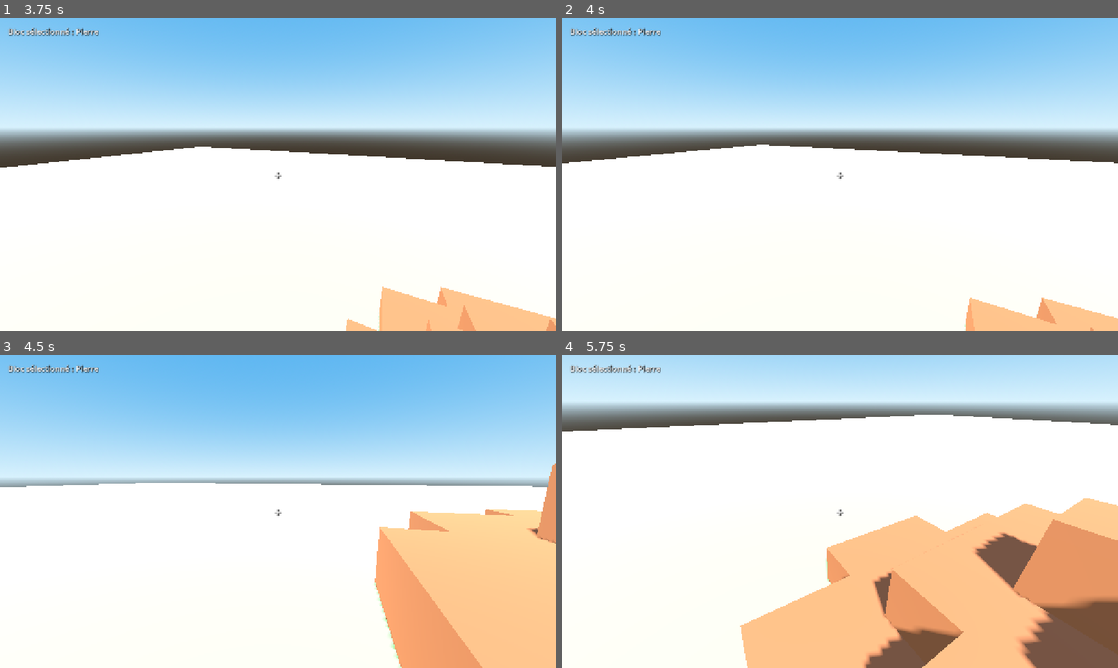
Above: before the commit, frames 1-4 (two rows, left to right).
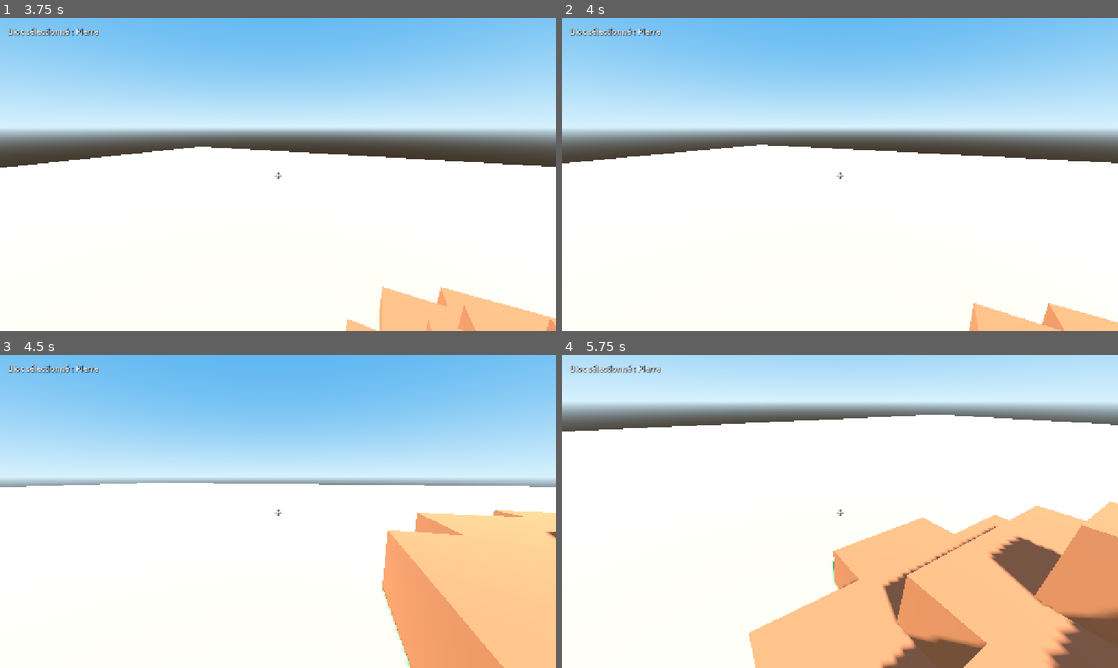
Above: after the commit, the same moments.

Repository: Oshidori99/OrbMeka
Game: Godot game, scene res://scenes/world.tscn
Same seed, same stepped clock (60 frames per second), same inputs: the game is played once before the commit and once after it. This scene is started directly instead of the project's main scene.
Inputs (mouse positions are in pixels of both pictures, inside the frame that each line leads up to):
- Up to frame 1 (3.75 s): tap Enter at 0.5 s; move the mouse to (400, 158) at 0.52 s; hold D (move_right) 0.53-1.28 s; hold Mouse wheel down (block_next) 0.53-1.28 s; click (400, 158) at 0.67 s; tap Space (jump) at 0.77, 1.07, 1.52, 1.82, 3.02, 3.32 s; tap Mouse wheel up (block_previous) at 0.8, 1.35 s; move the mouse to (250, 174) at 1.27 s; hold W (move_forward) from 1.28 s (still down); click (250, 174) at 1.55 s; move the mouse to (289, 168) at 2.02 s; press the mouse at (289, 168) at 2.03 s; tap Y (crouch) at 2.3, 2.85 s; move the mouse to (272, 180) at 2.77 s; release the mouse at (272, 180) at 2.78 s; click (272, 180) at 2.92 s; right-click (272, 180) at 3.05 s; move the mouse to (316, 177) at 3.52 s; hold Right mouse button (place_block) from 3.53 s (still down); click (316, 177) at 3.67 s
- Up to frame 2 (4 s): keep holding W (move_forward); keep holding Right mouse button (place_block); tap Space (jump) at 3.77 s; tap R (sprint, bound only after the commit) at 3.8 s
- Up to frame 3 (4.5 s): tap Space (jump) at 4.07 s; tap Escape (ui_cancel) at 4.15 s; release W (move_forward) at 4.25 s; release Right mouse button (place_block) at 4.25 s; drag from (111, 464) to (194, 433) at 4.27 s
- Up to frame 4 (5.75 s): tap Space (jump) at 5 s; move the mouse to (845, 511) at 5.02 s; hold W (move_forward) from 5.03 s (still down); tap K at 5.1 s; click (845, 511) at 5.17 s; tap J at 5.3 s

Frame 1 is identical in both runs. In frame 2, 0.7% of the frame differs, in the area x 1-100%, y 40-100%; in frame 3, 2.7%; in frame 4, 8.4%, in the area x 2-100%, y 19-100%.

Commit message:
0.0.3.24 — Courir
Action Courir (R par défaut, par lettre) dans Contrôles ; Attributs → Courir
(avancer, de côté, reculer en courant, 8,5 m/s). Se baisser l'emporte.
Test ajouté : run_test.

Co-Authored-By: Claude Opus 5.5 <noreply@anthropic.com>

Diff:
--- a/project.godot
+++ b/project.godot
@@ -11,7 +11,7 @@
 [application]
 
 config/name="OrbMeka"
-config/version="0.0.3.23"
+config/version="0.0.3.24"
 run/main_scene="res://scenes/main.tscn"
 config/features=PackedStringArray("4.7", "Forward Plus")
 config/icon="res://icon.svg"
--- a/scripts/app.gd
+++ b/scripts/app.gd
@@ -34,6 +34,7 @@
 	"Blocs": {"keys": ["place_ms", "break_ms", "break_reach", "place_reach"], "help": ["", "Rythme et portée de la casse et de la pose.", "Temps entre deux actions au maintien du clic, et distance maximale (en blocs) pour casser et pour poser.
 Première action immédiate ; un délai plus court accélère la répétition."]},
 	"Marche": {"keys": ["walk_forward", "walk_side", "walk_back"], "help": ["", "Vitesse au sol par direction.", "Vitesse au sol dans chaque direction (1 bloc = 1 m)."]},
+	"Courir": {"keys": ["run_forward", "run_side", "run_back"], "help": ["", "Vitesse quand on court.", "En courant (touche de Contrôles maintenue, R par défaut) : vitesse au sol dans chaque direction (1 bloc = 1 m). Se baisser l'emporte sur courir."]},
 	"Se baisser": {"keys": ["crouch_forward", "crouch_side", "crouch_back", "crouch_gravity"], "help": ["", "Vitesses et chute quand on se baisse.", "En se baissant (touche de Contrôles) : vitesse dans chaque direction, et gravité de chute, plus forte pour tomber plus vite."]},
 	"Vue": {"keys": ["eye_height"], "help": ["", "Hauteur de la vue, en blocs.", "Hauteur des yeux au-dessus des pieds, en blocs : 1 = vue à un bloc du sol, 2 = à deux blocs. Deux décimales possibles (ex. 1,9 ou 2,15)."]},
 }
--- a/scripts/controls.gd
+++ b/scripts/controls.gd
@@ -15,6 +15,8 @@
 	# Défaut par lettre (0.0.3.18) : la touche marquée Y sur le clavier du joueur
 	# (QWERTZ suisse ou allemand : Y et Z sont inversés par rapport au QWERTY).
 	"crouch": {"label": "Se baisser", "default": {"key": KEY_Y}, "by_letter": true, "fixed": []},
+	# 0.0.3.24 : maintenir pour courir (plus rapide) ; défaut par lettre : R.
+	"sprint": {"label": "Courir", "default": {"key": KEY_R}, "by_letter": true, "fixed": []},
 	"break_block": {"label": "Casser", "default": {"mouse": MOUSE_BUTTON_LEFT}, "fixed": []},
 	"place_block": {"label": "Poser", "default": {"mouse": MOUSE_BUTTON_RIGHT}, "fixed": []},
 	"block_previous": {"label": "Bloc précédent", "default": {"mouse": MOUSE_BUTTON_WHEEL_UP}, "fixed": []},
--- a/scripts/menu_showcase.gd
+++ b/scripts/menu_showcase.gd
@@ -12,11 +12,12 @@
 # 2 ou 3, choisis parmi les nouveautés : liste NEWS_JUMPERS ([id, peau], peau vide pour un animal).
 # Chacun prend son modèle Blender (CharacterPreview.MODELS, ou MODELS ci-dessous), sinon une forme simple.
 # Le reste du fichier (sol, collines, ciel, caméra) ne change pas d'une version à l'autre.
-const NEWS_VERSION := "0.0.3.23"
-const NEWS_TEXT := "Nouveau : enfants de 9 et 14 ans, écureuil, renard, tortue
-et lapin bleu, en 3D (Paramètres → Personnage)."
-
-# 0.0.3.23 : trois nouveautés sautent sur leur bloc, devant l'orbe.
+const NEWS_VERSION := "0.0.3.24"
+const NEWS_TEXT := "Nouveau : courir ! Maintenez R (Paramètres → Contrôles),
+vitesses dans Attributs → Courir."
+
+# 0.0.3.23 : trois nouveautés sautent sur leur bloc, devant l'orbe (gardées en 0.0.3.24 : courir
+# ne se montre pas en sautant).
 const NEWS_JUMPERS := [["girl9", "brown"], ["fox", ""], ["rabbit", ""]]
 const NEWS_X := [1, 3, 5]
 const NEWS_HEIGHT := 3
--- a/scripts/player.gd
+++ b/scripts/player.gd
@@ -41,6 +41,12 @@
 var crouch_side := CROUCH_SPEED
 var crouch_back := CROUCH_SPEED
 var crouch_gravity := CROUCH_GRAVITY
+# Courir (0.0.3.24) : touche de Contrôles maintenue ; vitesses dans Attributs → Courir.
+const RUN_SPEED := 8.5
+var running := false
+var run_forward := RUN_SPEED
+var run_side := RUN_SPEED
+var run_back := RUN_SPEED
 var input_ready_frame := -1
 var selected_type := 0:
 	set(value):
@@ -150,6 +156,9 @@
 	crouch_side = float(values.get("crouch_side", CROUCH_SPEED))
 	crouch_back = float(values.get("crouch_back", CROUCH_SPEED))
 	crouch_gravity = float(values.get("crouch_gravity", CROUCH_GRAVITY))
+	run_forward = float(values.get("run_forward", RUN_SPEED))
+	run_side = float(values.get("run_side", RUN_SPEED))
+	run_back = float(values.get("run_back", RUN_SPEED))
 	character = str(values.get("character", "boy14"))
 	skin = str(values.get("skin", "light"))
 	eye_height = float(values.get("eye_height", EYE_HEIGHT))
@@ -183,6 +192,7 @@
 		jump_requested = Input.is_action_just_pressed("jump") and not wait_jump_release
 	var active := Input.mouse_mode == Input.MOUSE_MODE_CAPTURED
 	update_crouch(active, Input.is_action_pressed("crouch"), Input.is_action_just_pressed("crouch"))
+	running = active and Input.is_action_pressed("sprint")
 	step_breaking(delta, active, Input.is_action_pressed("break_block"))
 	step_placement(delta, active, Input.is_action_pressed("place_block"))
 	step_movement(delta, direction, jump_requested)
@@ -222,9 +232,10 @@
 	velocity.y = vertical_distance / delta if delta > 0.0 else 0.0
 	# direction.y < 0 : avancer ; > 0 : reculer ; direction.x : de côté.
 	var step := direction.limit_length(1.0)
-	var side := crouch_side if crouching else walk_side
-	var forward := crouch_forward if crouching else walk_forward
-	var back := crouch_back if crouching else walk_back
+	# Baissé l'emporte sur courir.
+	var side := crouch_side if crouching else (run_side if running else walk_side)
+	var forward := crouch_forward if crouching else (run_forward if running else walk_forward)
+	var back := crouch_back if crouching else (run_back if running else walk_back)
 	var local := Vector3(step.x * side, 0.0, step.y * (forward if step.y < 0.0 else back))
 	# Caméra un peu plus basse quand on est baissé.
 	var eye := maxf(0.2, eye_height - CROUCH_DROP) if crouching else eye_height
--- a/scripts/user_settings.gd
+++ b/scripts/user_settings.gd
@@ -21,6 +21,10 @@
 	"crouch_side": {"label": "De côté baissé", "unit": "m/s", "default": 1.5, "min": 0.5, "max": 12.0},
 	"crouch_back": {"label": "Reculer baissé", "unit": "m/s", "default": 1.5, "min": 0.5, "max": 12.0},
 	"crouch_gravity": {"label": "Gravité baissé", "unit": "m/s²", "default": 28.0, "min": 4.0, "max": 80.0},
+	# 0.0.3.24 : courir (touche de Contrôles maintenue), plus rapide dans chaque direction.
+	"run_forward": {"label": "Avancer en courant", "unit": "m/s", "default": 8.5, "min": 1.0, "max": 20.0},
+	"run_side": {"label": "De côté en courant", "unit": "m/s", "default": 8.5, "min": 1.0, "max": 20.0},
+	"run_back": {"label": "Reculer en courant", "unit": "m/s", "default": 8.5, "min": 1.0, "max": 20.0},
 	# 0.0.3.17 : hauteur de la vue en blocs (1 = vue à un bloc du sol), deux décimales (pas de 0,01).
 	"eye_height": {"label": "Hauteur des yeux", "unit": "blocs", "default": 1.62, "min": 0.3, "max": 3.0, "step": 0.01},
 	# Réglages généraux (0.0.3.1) : valables dans tous les mondes, quel que soit leur mode.
@@ -54,7 +58,7 @@
 # Personnages d'avant 0.0.3.23 remplacés : l'ancien Garçon et l'ancienne Fille (≈ 14 ans) deviennent ceux de 14 ans.
 const FORMER_CHARACTERS := {"boy": "boy14", "girl": "girl14"}
 # Attributs du joueur : par défaut dans un monde par défaut, réglables en mode développeur.
-const ATTRIBUTE_KEYS := ["jump_height", "jump_speed", "fall_gravity", "place_ms", "break_ms", "break_reach", "place_reach", "walk_forward", "walk_side", "walk_back", "crouch_forward", "crouch_side", "crouch_back", "crouch_gravity", "eye_height"]
+const ATTRIBUTE_KEYS := ["jump_height", "jump_speed", "fall_gravity", "place_ms", "break_ms", "break_reach", "place_reach", "walk_forward", "walk_side", "walk_back", "crouch_forward", "crouch_side", "crouch_back", "crouch_gravity", "run_forward", "run_side", "run_back", "eye_height"]
 # Un fichier par menu de Paramètres (0.0.3.6), nommé d'après le menu, dans user://
 # (Windows : %APPDATA%\Godot\app_userdata\OrbMeka\). L'ancien settings.json (avant 0.0.3.6)
 # n'est que lu, pour reprendre les réglages, si aucun de ces fichiers n'existe encore.
--- a/tests/crouch_test.gd
+++ b/tests/crouch_test.gd
@@ -82,7 +82,7 @@
 	root.add_child(app)
 	await process_frame
 	var categories: Array = app.ATTRIBUTE_CATEGORIES.keys()
-	check(categories.find("Se baisser") == categories.find("Marche") + 1, "Se baisser category just under Marche")
+	check(categories.find("Se baisser") == categories.find("Courir") + 1 and categories.find("Courir") == categories.find("Marche") + 1, "Se baisser category under Marche and Courir (0.0.3.24)")
 	check(app.setting_fields.has("crouch_gravity") and app.setting_sliders.has("crouch_forward"), "crouch fields with sliders")
 	check(app.control_buttons.has("crouch") and app.control_buttons.crouch.text == "Y", "Se baisser key shown as Y")
 	root.remove_child(app)
--- a/tests/history_resume_test.gd
+++ b/tests/history_resume_test.gd
@@ -35,7 +35,7 @@
 "):
 		if line.begins_with("0.0."):
 			titles.append(line)
-	check(titles.size() == 47 and titles[0].begins_with("0.0.3.23 ") and titles[-1].begins_with("0.0.1 "), "all forty-seven versions shown latest to earliest")
+	check(titles.size() == 48 and titles[0].begins_with("0.0.3.24 ") and titles[-1].begins_with("0.0.1 "), "all forty-eight versions shown latest to earliest")
 	check(titles.find("0.0.2.5.1 — Rappels de commandes") < titles.find("0.0.2.5 — Raccourcis et sélection"), "five-part patch number sorted correctly")
 	check(not is_instance_valid(app.active_world) and Input.mouse_mode == Input.MOUSE_MODE_VISIBLE, "history does not launch game or capture pointer")
 	await process_frame
--- a/tests/interface_info_test.gd
+++ b/tests/interface_info_test.gd
@@ -35,7 +35,7 @@
 	check(app.home_version.text == "v" + str(ProjectSettings.get_setting("application/config/version")), "home shows current project version")
 	app.settings_button.pressed.emit()
 	check(app.page == "settings" and app.settings_tabs.general.has_focus(), "settings opens with keyboard focus on the first side tab")
-	check(app.pages.settings.get_child(0).text == "Paramètres" and app.setting_fields.size() == 21, "settings shows Paramètres with twenty-one fields (15 attributes, mouse, 5 video)")
+	check(app.pages.settings.get_child(0).text == "Paramètres" and app.setting_fields.size() == 24, "settings shows Paramètres with twenty-four fields (18 attributes, mouse, 5 video)")
 	check(app.pages.settings.find_children("*", "Button", true, false).back() == app.settings_back_button and not app.pages.settings.find_children("*", "Button", true, false).any(func(button): return button.text == "Appliquer"), "no Apply button, Return available")
 	app.settings_back_button.pressed.emit()
 	check(app.page == "home", "settings return button restores home")
--- a/tests/pause_test.gd
+++ b/tests/pause_test.gd
@@ -24,7 +24,7 @@
 	app.catalog.worlds.append({"id": "pause-test", "name": "Mon monde", "seed": 123})
 	root.add_child(app)
 	current_scene = app
-	check(app.home_version.text == "v0.0.3.23", "version visible on home")
+	check(app.home_version.text == "v0.0.3.24", "version visible on home")
 	app.open_world("pause-test")
 	var world: Node3D = app.active_world
 	var player: CharacterBody3D = world.player
@@ -40,7 +40,7 @@
 	escape.pressed = true
 	app._unhandled_key_input(escape)
 	check(app.page == "pause" and paused, "Escape opens real pause")
-	check(app.pause_version.text == "v0.0.3.23" and app.pause_version.is_visible_in_tree(), "version visible in pause")
+	check(app.pause_version.text == "v0.0.3.24" and app.pause_version.is_visible_in_tree(), "version visible in pause")
 	check(not world.can_process() and app.can_process(), "world stops processing while menus remain active")
 	check(not player.actions.placing and not player.actions.breaking, "pause cancels both repeat timers")
 	check(Input.mouse_mode == Input.MOUSE_MODE_VISIBLE, "pause releases pointer")
--- a/tests/prototype_test.gd
+++ b/tests/prototype_test.gd
@@ -67,7 +67,7 @@
 			spawn_clear = false
 	check(spawn_clear, "spawn capsule does not intersect any block")
 	check(Input.mouse_mode == Input.MOUSE_MODE_VISIBLE, "startup leaves mouse free")
-	check(ProjectSettings.get_setting("application/config/version") == "0.0.3.23", "project version is 0.0.3.23")
+	check(ProjectSettings.get_setting("application/config/version") == "0.0.3.24", "project version is 0.0.3.24")
 	for action in ["move_forward", "move_back", "move_left", "move_right", "jump"]:
 		check(InputMap.has_action(action), "input binding: " + action)
 	# Marche testée dans l'aire dégagée (l'apparition en 0, 0 fait face aux blocs de démonstration).
--- /dev/null
+++ b/tests/run_test.gd
@@ -0,0 +1,86 @@
+extends SceneTree
+# 0.0.3.24 : courir (touche R par défaut, maintenue) : plus rapide dans chaque direction ;
+# vitesses réglables dans Attributs → Courir ; se baisser l'emporte sur courir.
+const Settings = preload("res://scripts/user_settings.gd")
+const Controls = preload("res://scripts/controls.gd")
+var checks := 0
+var failures := 0
+
+func _initialize() -> void:
+	call_deferred("_run")
+
+func check(ok: bool, label: String) -> void:
+	checks += 1
+	if ok:
+		print("PASS: " + label)
+	else:
+		failures += 1
+		push_error("FAIL: " + label)
+
+func walk(player: CharacterBody3D, direction: Vector2, steps: int) -> float:
+	player.position = Vector3(0.5, 0.02, 8.5)
+	player.rotation = Vector3.ZERO
+	player.velocity = Vector3.ZERO
+	for index in range(5):
+		await physics_frame
+		player.step_movement(1.0 / 60.0, Vector2.ZERO, false)
+	var start := player.position
+	for index in range(steps):
+		await physics_frame
+		player.step_movement(1.0 / 60.0, direction, false)
+	# Vitesse moyenne en m/s (pas trop loin : collines et blocs de démonstration).
+	return Vector2(player.position.x - start.x, player.position.z - start.z).length() * 60.0 / steps
+
+
+func _run() -> void:
+	root.size = Vector2i(1280, 720)
+	check(Controls.ACTIONS.has("sprint") and Controls.ACTIONS.sprint.label == "Courir" and Controls.ACTIONS.sprint.default == {"key": KEY_R} and Controls.ACTIONS.sprint.get("by_letter", false), "Courir in Contrôles, R by default (by letter)")
+	check(Controls.ACTIONS.keys().find("sprint") == Controls.ACTIONS.keys().find("crouch") + 1, "Courir listed after Se baisser")
+	for key in ["run_forward", "run_side", "run_back"]:
+		check(key in Settings.ATTRIBUTE_KEYS and is_equal_approx(Settings.SPECS[key].default, 8.5), "run attribute, 8.5 m/s by default: " + key)
+	var world: Node3D = load("res://scenes/world.tscn").instantiate()
+	root.add_child(world)
+	await process_frame
+	var player: CharacterBody3D = world.player
+	player.set_physics_process(false)
+	player.apply_settings(Settings.default_values())
+	var normal_forward: float = await walk(player, Vector2(0, -1), 30)
+	player.running = true
+	var run_forward: float = await walk(player, Vector2(0, -1), 30)
+	# Reculer : trajet court (un relief commence à 2 m derrière le départ).
+	var run_back: float = await walk(player, Vector2(0, 1), 12)
+	var run_side: float = await walk(player, Vector2(1, 0), 30)
+	check(run_forward > normal_forward * 1.4, "running is faster than walking (%.2f > %.2f)" % [run_forward, normal_forward])
+	check(absf(run_forward - 8.5) < 0.3 and absf(run_back - 8.5) < 0.3 and absf(run_side - 8.5) < 0.3, "default run speed 8.5 m/s in every direction (%.2f, %.2f, %.2f)" % [run_forward, run_back, run_side])
+	player.crouching = true
+	var crouch_run: float = await walk(player, Vector2(0, -1), 30)
+	check(absf(crouch_run - 1.5) < 0.15, "crouching wins over running (%.2f m/s)" % crouch_run)
+	player.crouching = false
+	var values := Settings.default_values()
+	values.run_forward = 12.0
+	player.apply_settings(values)
+	var tuned: float = await walk(player, Vector2(0, -1), 30)
+	check(absf(tuned - 12.0) < 0.4, "run speed follows the attributes (%.2f m/s)" % tuned)
+	player.running = false
+	var walked: float = await walk(player, Vector2(0, -1), 30)
+	check(absf(walked - normal_forward) < 0.1, "releasing the key walks again")
+	root.remove_child(world)
+	world.queue_free()
+	# Paramètres : catégorie Courir sous Marche, touche dans Contrôles.
+	var fixture := "res://.godot/run-test-%d.json" % Time.get_ticks_usec()
+	var settings := Settings.new(fixture)
+	var app: Control = load("res://scenes/main.tscn").instantiate()
+	app.settings = settings
+	app.catalog = load("res://scripts/world_catalog.gd").new(fixture + ".worlds")
+	root.add_child(app)
+	await process_frame
+	var categories: Array = app.ATTRIBUTE_CATEGORIES.keys()
+	check(categories.find("Courir") == categories.find("Marche") + 1, "Courir category just under Marche")
+	check(app.setting_fields.has("run_forward") and app.setting_sliders.has("run_back"), "run fields with sliders")
+	check(app.control_buttons.has("sprint") and app.control_buttons.sprint.text == "R", "Courir key shown as R")
+	root.remove_child(app)
+	app.queue_free()
+	await process_frame
+	DirAccess.remove_absolute(ProjectSettings.globalize_path(fixture + ".worlds"))
+	print("RESULT: %d run checks, %d failures" % [checks, failures])
+	quit(0 if failures == 0 else 1)
--- a/tests/settings_walk_test.gd
+++ b/tests/settings_walk_test.gd
@@ -80,7 +80,7 @@
 	app.setting_resets.walk_forward.pressed.emit()
 	check(settings.values.walk_forward == Settings.SPECS.walk_forward.default, "field reset saves the default at once")
 	# Catégorie Marche.
-	check(App.ATTRIBUTE_CATEGORIES.keys() == ["Saut", "Blocs", "Marche", "Se baisser", "Vue"] and App.ATTRIBUTE_CATEGORIES.Marche.keys == WALK_KEYS, "Marche with three speeds, then Se baisser")
+	check(App.ATTRIBUTE_CATEGORIES.keys() == ["Saut", "Blocs", "Marche", "Courir", "Se baisser", "Vue"] and App.ATTRIBUTE_CATEGORIES.Marche.keys == WALK_KEYS, "Marche with three speeds, then Courir and Se baisser")
 	for key in WALK_KEYS:
 		check(Settings.SPECS[key].default == Player.SPEED, "walking default is the former player speed: " + key)
 	check(["Avancer", "Avancer de côté", "Reculer"] == WALK_KEYS.map(func(key): return Settings.SPECS[key].label), "walking labels")
--- a/tests/shortcuts_selection_test.gd
+++ b/tests/shortcuts_selection_test.gd
@@ -78,7 +78,7 @@
 	key(KEY_F2)
 	key(KEY_F3)
 	check(app.page == "worlds" and not paused, "shortcuts remain inactive after leaving world")
-	check(app.home_version.text == "v0.0.3.23" and app.pause_version.text == "v0.0.3.23", "home and pause show new version")
+	check(app.home_version.text == "v0.0.3.24" and app.pause_version.text == "v0.0.3.24", "home and pause show new version")
 	root.remove_child(app)
 	app.queue_free()
 	await process_frame
Not shown, changed: docs/HISTORIQUE.txt
Not shown, added: tests/run_test.gd.uid
